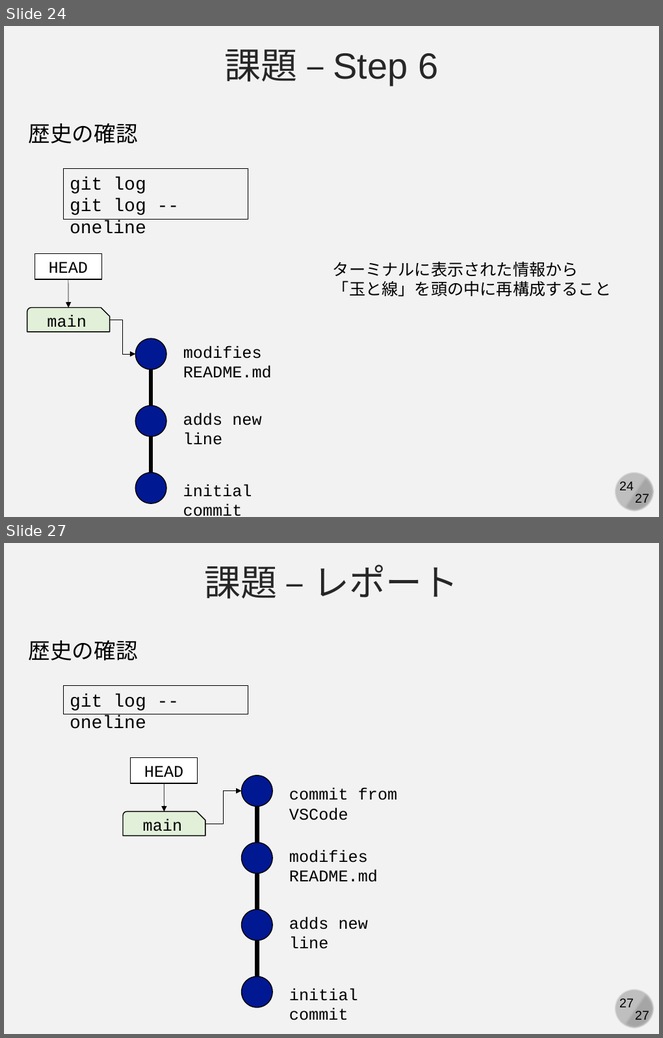
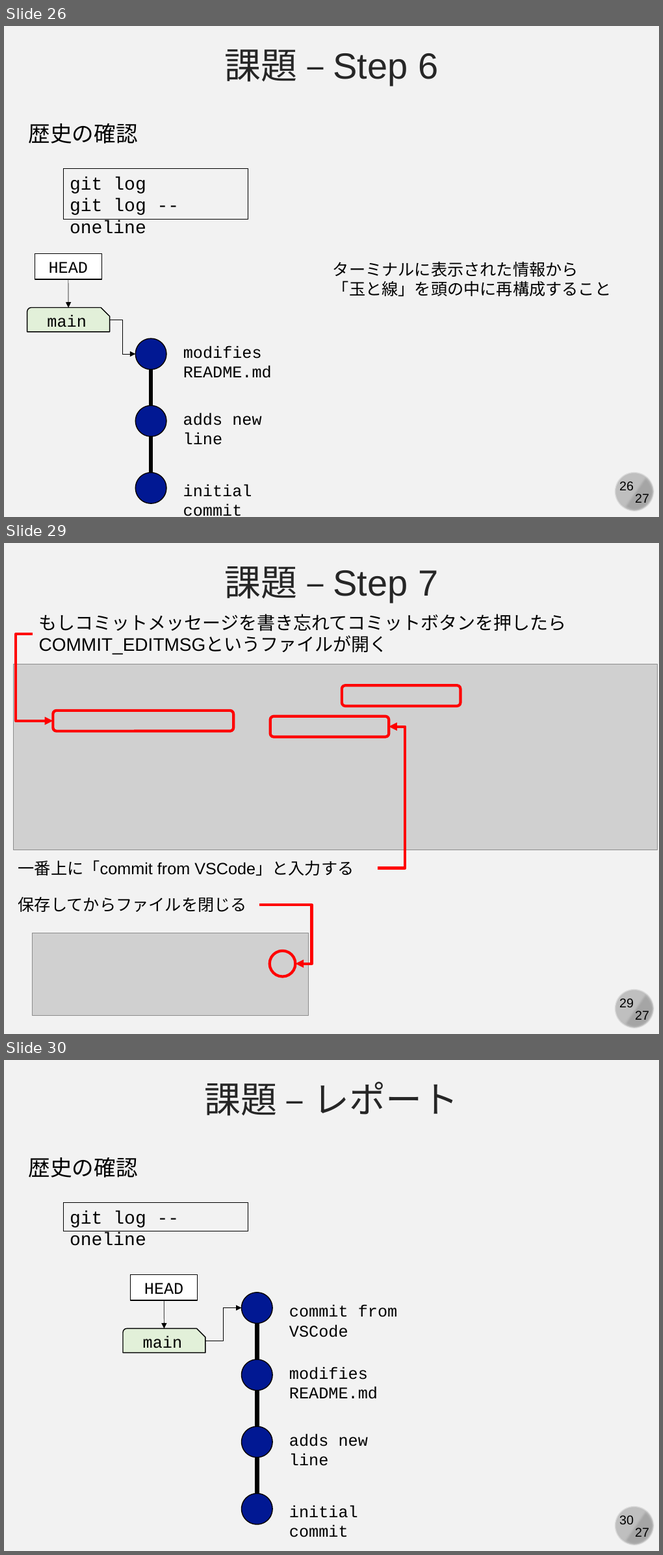
Before and after one commit to kaityo256/github, a slide deck: practice_basic/fig/slide.pptx. Shown one above the other, each under a label of ours: slides 24 and 27 before the commit, slides 26, 29 and 30 after it; the slides between them are not shown. The pictures are 663x1038 and 663x1555 pixels, drawn with LibreOffice and Linux fonts; fonts in the diff are those of the drawing; grey boxes stand for pictures. Boxes give left, top, right and bottom in pixels: in the first picture for what was removed or moved away, otherwise in the second. Text is boxed around its words. In the diff, an @@ line names an element or a change of style, - is before the commit and + after.

```diff
--- a/practice_basic/fig/slide.pptx
+++ b/practice_basic/fig/slide.pptx
@@ slide 29 added at box(4, 543, 659, 1034), background #F2F2F2; not listed: 4 template elements that a slide beside it also shows @@
@@ text added at box(225, 566, 438, 602), 40 pt, text #262626 @@
+課題 – Step 7
@@ text added at box(39, 614, 567, 654), 20 pt, text #000000 @@
+もしコミットメッセージを書き忘れてコミットボタンを押したらCOMMIT_EDITMSGというファイルが開く
@@ elbow arrow added from (32, 634) to (53, 721), #FF0000 3 pt @@
@@ picture added at box(14, 664, 657, 850) @@
@@ rounded rectangle added at box(342, 686, 461, 706), outline #FF0000 3 pt @@
@@ rounded rectangle added at box(53, 711, 234, 731), outline #FF0000 3 pt @@
@@ rounded rectangle added at box(270, 717, 389, 737), outline #FF0000 3 pt @@
@@ elbow arrow added from (378, 869) to (389, 726), #FF0000 3 pt @@
@@ text added at box(18, 860, 354, 876), 18 pt, text #000000 @@
+一番上に「commit from VSCode」と入力する
@@ text added at box(18, 897, 247, 912), 18 pt, text #000000 @@
+保存してからファイルを閉じる
@@ elbow arrow added from (259, 905) to (296, 964), #FF0000 3 pt @@
@@ picture added at box(32, 933, 309, 1016) @@
@@ ellipse added at box(270, 951, 296, 977), outline #FF0000 3 pt @@
@@ what was slide 24 is now slide 26 @@
@@ page number at box(620, 482, 634, 491): text changed @@
-24
+26
@@ what was slide 27 is now slide 30 @@
@@ page number at box(620, 1516, 634, 1525): text changed @@
-27
+30
```
Also in this commit, not shown: 2 slides changed, 2 other slides added, 6 other files.
